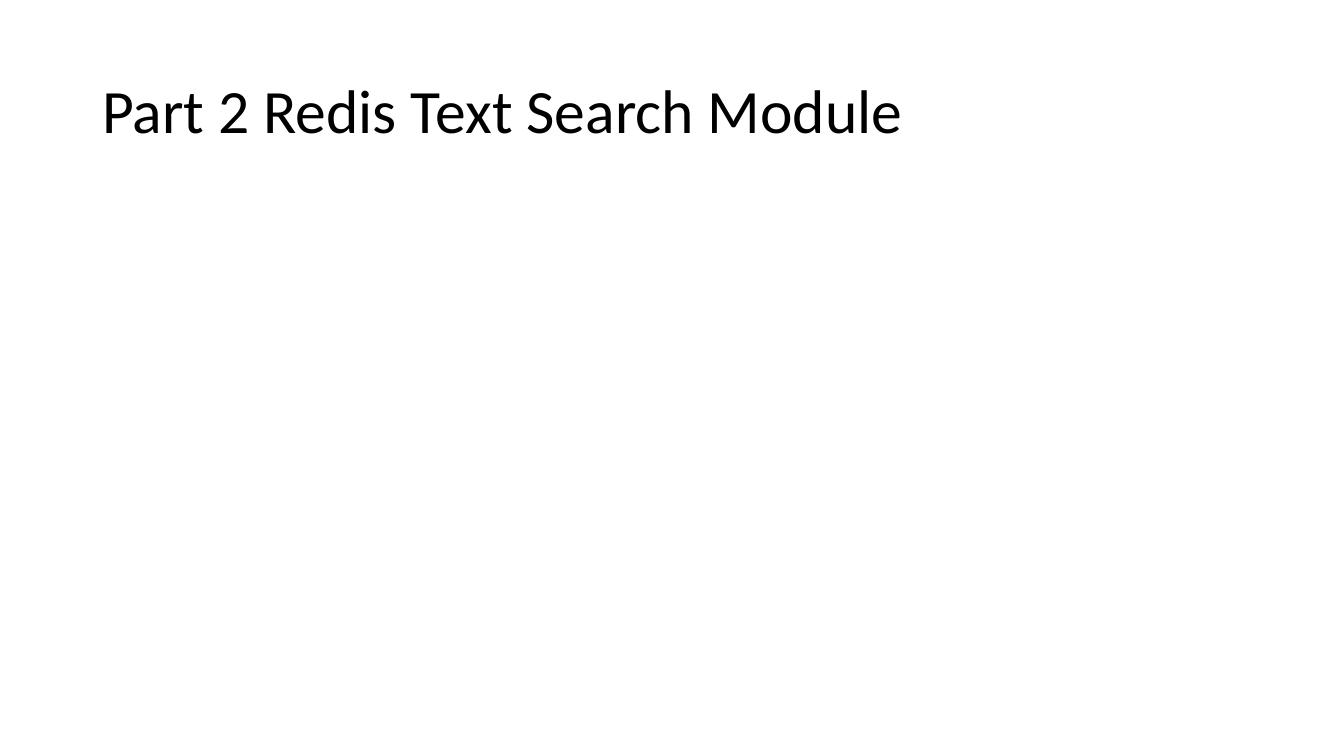
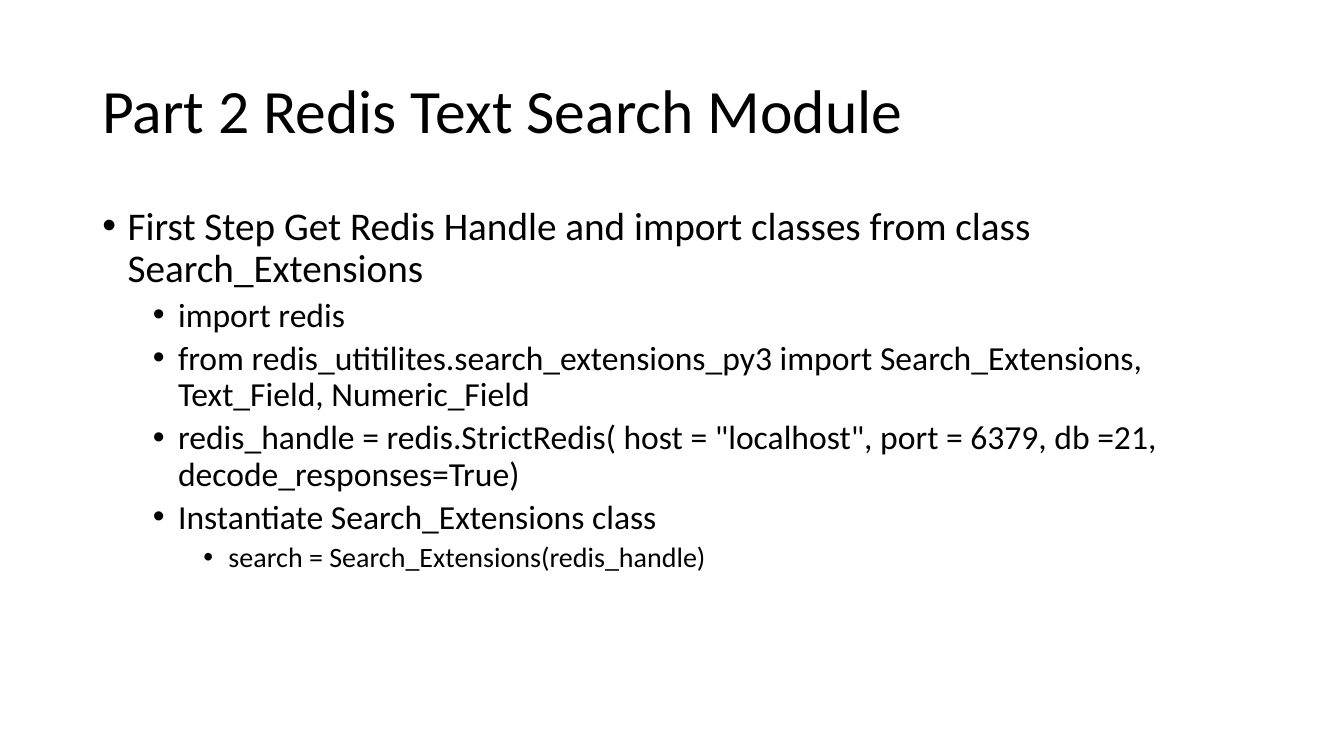
Before and after one commit to NanoDataCenter/nano_data_center, a slide deck: slide 12 of presentations/session_3/Redis as Elastic Search.pptx. Drawn at 1344x756 pixels with LibreOffice and Linux fonts; fonts in the diff are those of the drawing. Boxes give left, top, right and bottom in pixels: in the first picture for what was removed or moved away, otherwise in the second. Text is boxed around its words. In the diff, an @@ line names an element or a change of style, - is before the commit and + after.

```diff
--- a/presentations/session_3/Redis as Elastic Search.pptx
+++ b/presentations/session_3/Redis as Elastic Search.pptx
@@ text added at (128,212,1156,571), 24 pt, text #000000 @@
+• First Step Get Redis Handle and import classes from class Search_Extensions
+  • import redis
+  • from redis_utitilites.search_extensions_py3 import Search_Extensions, Text_Field, Numeric_Field
+  • redis_handle = redis.StrictRedis( host = "localhost", port = 6379, db =21, decode_responses=True)
+  • Instantiate Search_Extensions class
+    • search = Search_Extensions(redis_handle)
```
Also in this commit, not shown: 1 other slide changed, 5 slides added, 2 other files.
